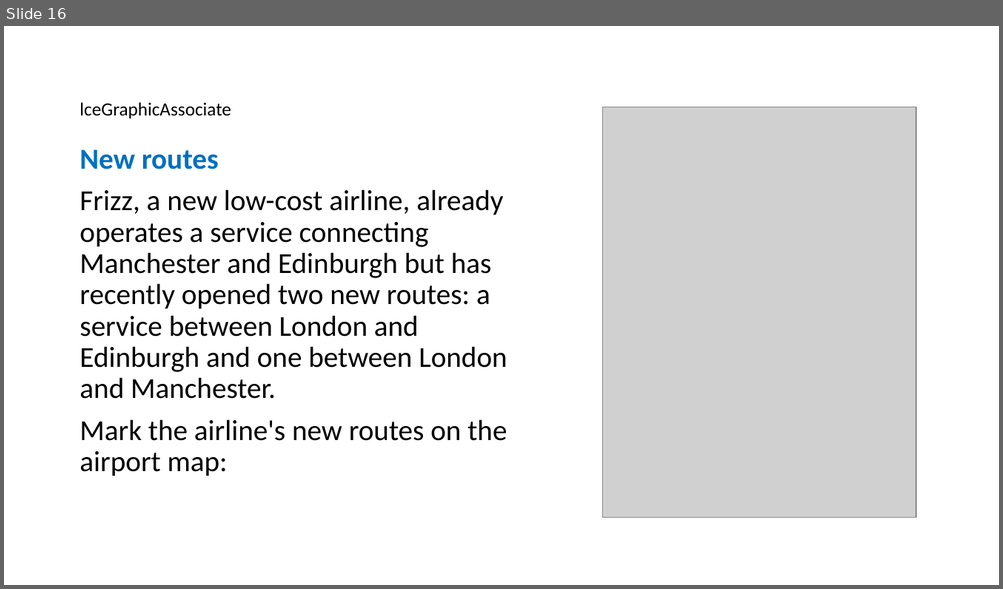
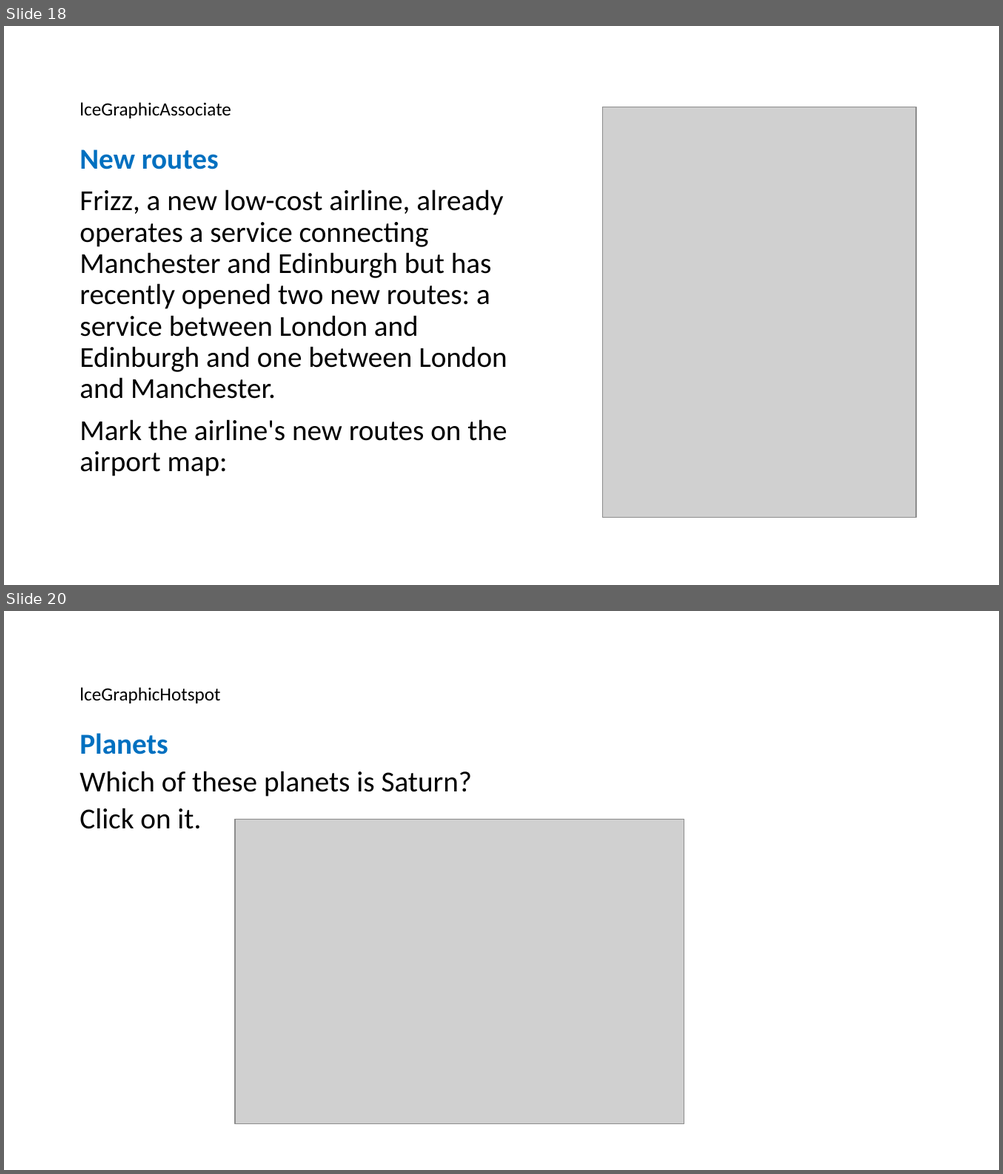
Before and after one commit to XStructuring/eu.xstructuring.dita.lce, a slide deck: documentation/Interaction_examples_visual.pptx. Shown one above the other, each under a label of ours: slide 16 before the commit, slides 18 and 20 after it; the slides between them are not shown. The pictures are 1003x589 and 1003x1174 pixels, drawn with LibreOffice and Linux fonts; fonts in the diff are those of the drawing; grey boxes stand for pictures. Boxes give left, top, right and bottom in pixels: in the first picture for what was removed or moved away, otherwise in the second. Text is boxed around its words. In the diff, an @@ line names an element or a change of style, - is before the commit and + after.

```diff
--- a/documentation/Interaction_examples_visual.pptx
+++ b/documentation/Interaction_examples_visual.pptx
@@ slide 20 added at <box>4,611,999,1170</box>, background #FFFFFF @@
@@ title added at <box>79,687,220,703</box>, 18 pt, text #000000 @@
+lceGraphicHotspot
@@ text added at <box>79,733,472,829</box>, 28 pt, text #000000 @@
+Planets
+Which of these planets is Saturn?
+Click on it.
@@ picture added at <box>236,819,685,1125</box> @@
@@ what was slide 16 is now slide 18 @@
```
Also in this commit, not shown: 3 slides changed, 11 other slides added, 6 other files.
